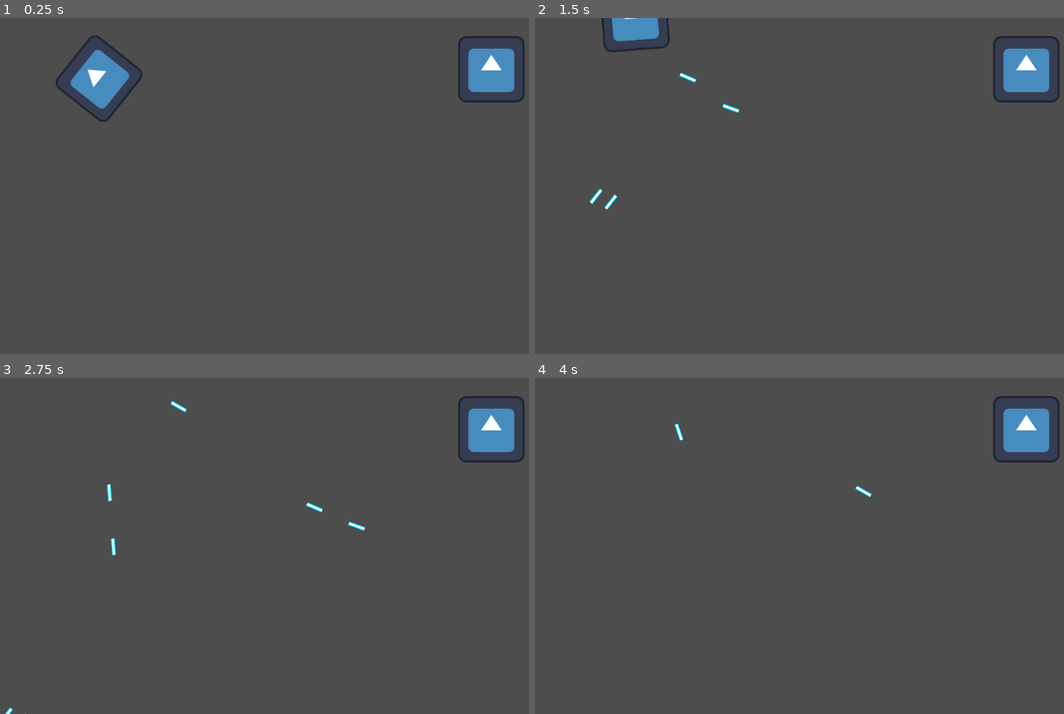
Above: before the commit, frames 1-4 (two rows, left to right).
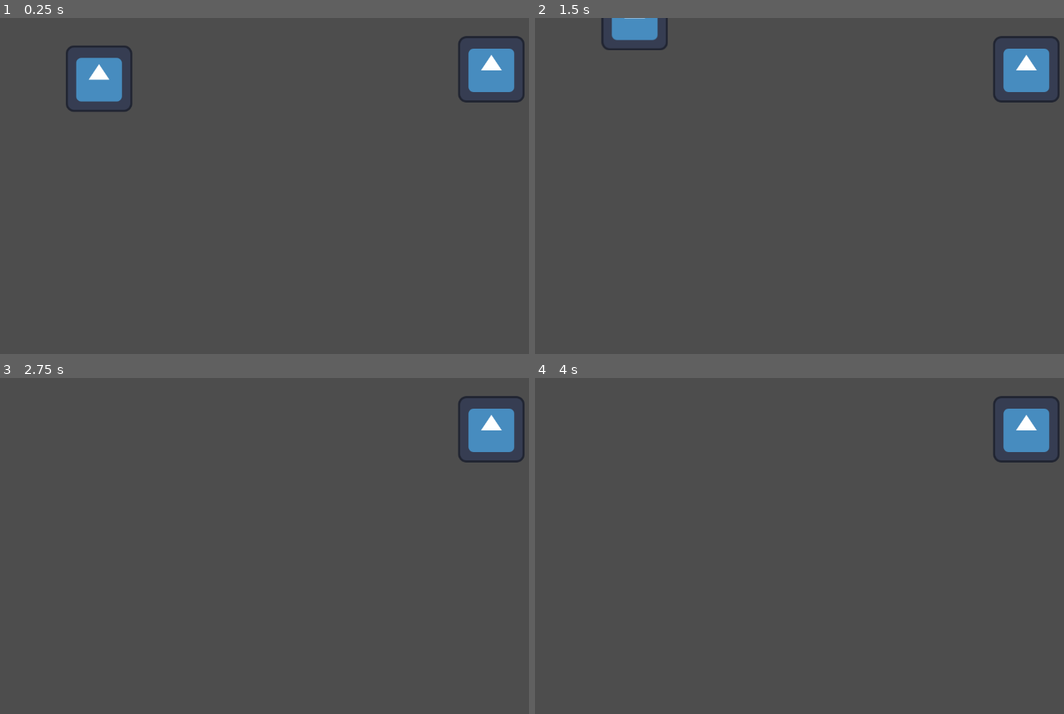
Above: after the commit, the same moments.

Repository: Alfreditann/Rays
Game: Godot game, scene res://main.tscn
The game is run twice, just before and just after one commit, with the same random seed, the same clock (stepped at 60 frames per second) and the same inputs. The engine's default icon, where the game draws it, is replaced by a stand-in: a white triangle on a blue panel in a dark square.
Inputs (mouse positions are in pixels of both pictures, inside the frame that each line leads up to):
- Up to frame 1 (0.25 s): no input
- Up to frame 2 (1.5 s): tap Enter (ui_accept) at 0.5, 0.6, 0.77, 1.07 s; move the mouse to (900, 169) at 0.52 s; hold W (move_up) 0.53-1.28 s; move the mouse to (651, 202) at 1.27 s; hold S (move_down) from 1.28 s (still down); tap D (move_rigth) at 1.35 s
- Up to frame 3 (2.75 s): tap Enter (ui_accept) at 1.52, 1.55, 1.82, 2.1 s; move the mouse to (296, 472) at 2.02 s; release S (move_down) at 2.03 s; hold W (move_up) from 2.03 s (still down)
- Up to frame 4 (4 s): move the mouse to (741, 613) at 2.77 s; tap D (move_rigth) at 2.85 s; tap Enter (ui_accept) at 3.02, 3.05, 3.32, 3.6, 3.77 s; move the mouse to (947, 596) at 3.52 s; release W (move_up) at 3.53 s; hold A (move_left) from 3.53 s (still down)

The runs differ from the first frame. In frame 1, 1.0% of the frame differs, in the area x 10-27%, y 5-31%; in frame 2, 0.4%; in frame 3, 0.2%; in frame 4, less than 0.1%.
Error after the commit: Cannot set value into property "time_left" (on base "Timer") because it is read-only. (res://skyte.gd:13)

Commit message:
timer stuff

Diff:
--- a/rays/character_body_2d.tscn
+++ b/rays/character_body_2d.tscn
@@ -14,6 +14,9 @@
 texture = ExtResource("2_ghijl")
 script = ExtResource("3_ghijl")
 
+[node name="Timer" type="Timer" parent="Sprite2D"]
+autostart = true
+
 [node name="CollisionShape2D" type="CollisionShape2D" parent="."]
 position = Vector2(1, -0.5)
 shape = SubResource("RectangleShape2D_44cfe")
--- a/rays/skyte.gd
+++ b/rays/skyte.gd
@@ -10,9 +10,15 @@
 
 # Called every frame. 'delta' is the elapsed time since the previous frame.
 func _process(delta):
-	look_at(get_global_mouse_position())
-	rotation -= deg_to_rad(90)
-	if Input.is_action_just_pressed("ui_accept"):
-		var instance = fireball.instantiate()
-		instance.global_position = Vector2(global_position)
-		get_tree().current_scene.add_child(instance)
+	$Timer.time_left = 0
+	if $Timer.time_left <= 0 :
+		look_at(get_global_mouse_position())
+		rotation -= deg_to_rad(90)
+		if Input.is_action_just_pressed("ui_accept"):
+			var instance = fireball.instantiate()
+			instance.global_position = Vector2(global_position)
+			get_tree().current_scene.add_child(instance)
+			$Timer.wait_time = 1
+			$Timer.start()
+	else:
+		pass
